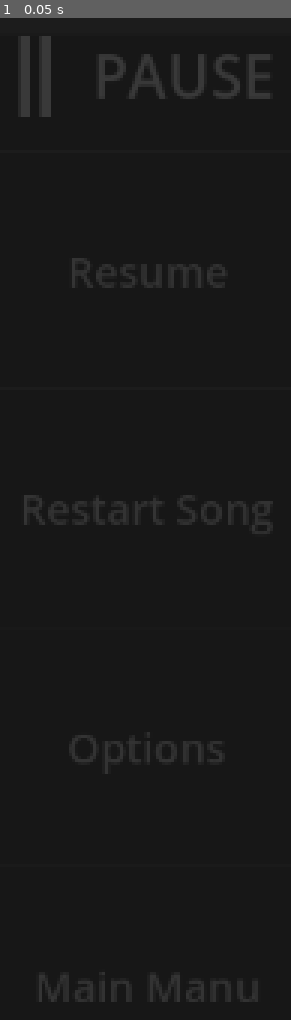
Above: before the commit, frame 1.
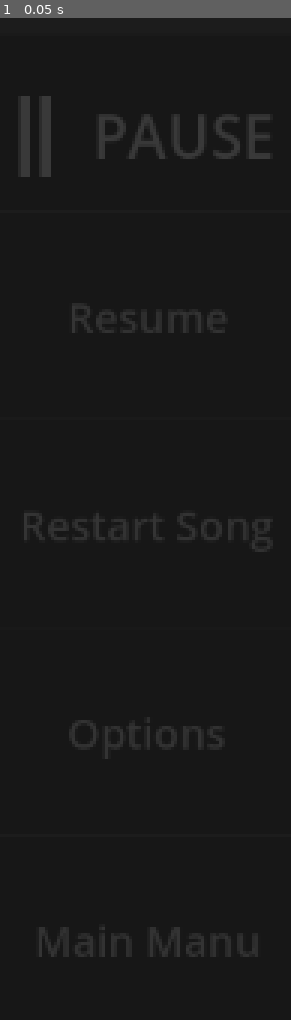
Above: after the commit, the same moment.

Repository: Jae7777/Wind-Tempo
Game: Godot game, scene res://control.tscn
The game is run twice, just before and just after one commit, with the same random seed, the same clock (stepped at 60 frames per second) and the same inputs.
Inputs:
- Up to frame 1 (0.05 s): no input

The runs differ from the first frame. In frame 1, 4.7% of the frame differs, in the area x 7-93%, y 1-99%.

Commit message:
Add margins to the components

Diff:
--- a/wind-tempo/control.tscn
+++ b/wind-tempo/control.tscn
@@ -3,6 +3,10 @@
 [ext_resource type="Script" uid="uid://ulgilp6twdk4" path="res://pause_icon.gd" id="1_62e2m"]
 
 [sub_resource type="StyleBoxFlat" id="StyleBoxFlat_0fbet"]
+content_margin_left = 20.0
+content_margin_top = 30.0
+content_margin_right = 20.0
+content_margin_bottom = 30.0
 bg_color = Color(0.1764706, 0.1764706, 0.1764706, 1)
 border_width_left = 1
 border_width_top = 1
